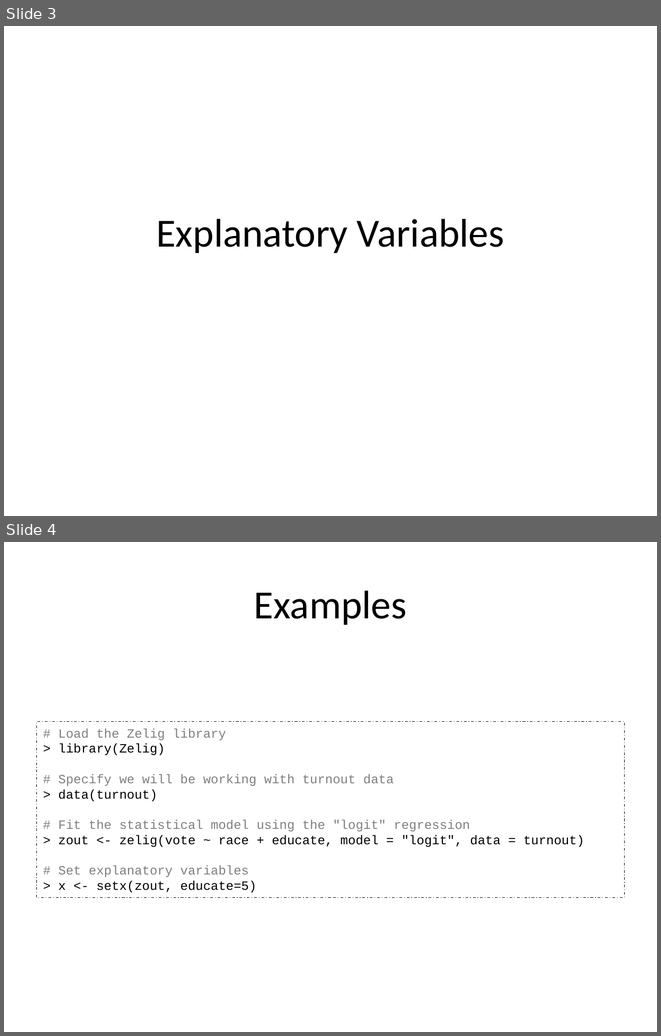
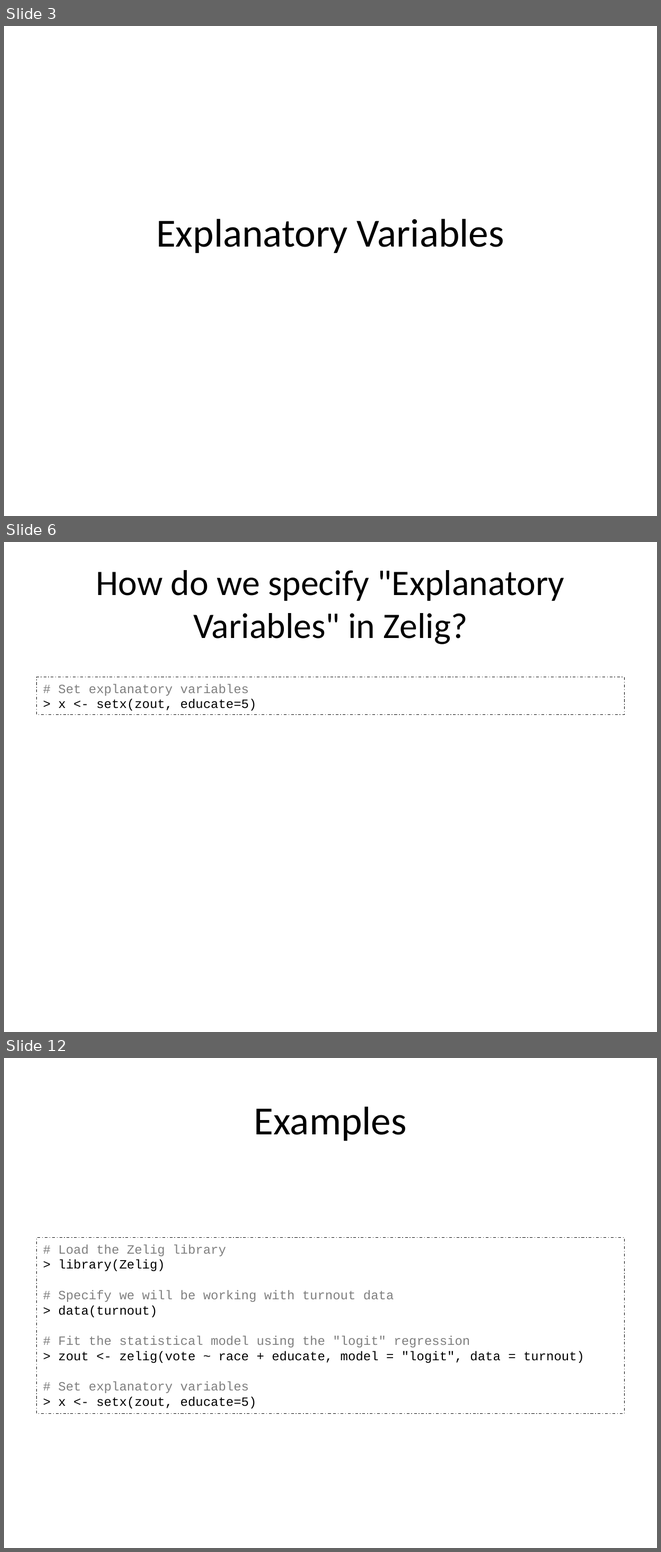
Before and after one commit to IQSS/Zelig4-Documentation, a slide deck: January-Class/Zelig_2_explanatory.pptx. Shown one above the other, each under a label of ours: slides 3 and 4 before the commit, slides 3, 6 and 12 after it; the slides between them are not shown. The pictures are 661x1036 and 661x1552 pixels, drawn with LibreOffice and Linux fonts; fonts in the diff are those of the drawing. Boxes give left, top, right and bottom in pixels: in the first picture for what was removed or moved away, otherwise in the second. Text is boxed around its words. In the diff, an @@ line names an element or a change of style, - is before the commit and + after.

```diff
--- a/January-Class/Zelig_2_explanatory.pptx
+++ b/January-Class/Zelig_2_explanatory.pptx
@@ slide 6 added at [4,542,657,1032], background #FFFFFF @@
@@ title added at [96,570,565,644], 39.6 pt, text #000000 @@
+How do we specify "Explanatory Variables" in Zelig?
@@ rectangle added at [37,677,624,714], outline #000000 0.74 pt dashed, 14 pt, text #7F7F7F @@
+# Set explanatory variables
+> x <- setx(zout, educate=5)
@@ what was slide 4 is now slide 12 @@
```
Also in this commit, not shown: 7 other slides added.
